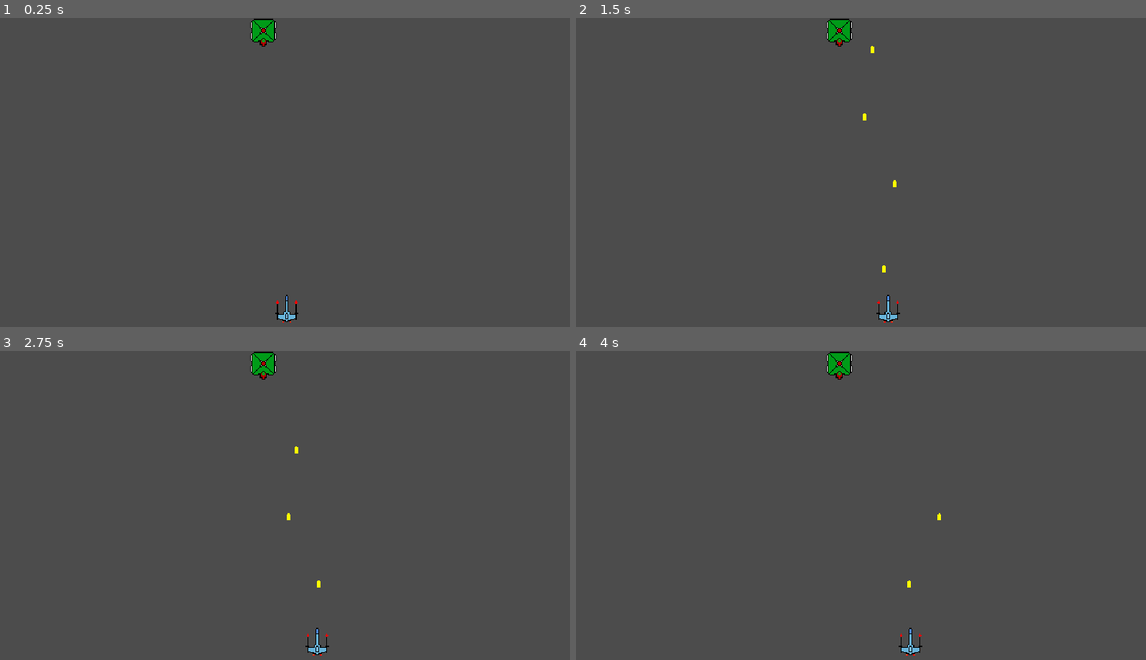
Above: before the commit, frames 1-4 (two rows, left to right).
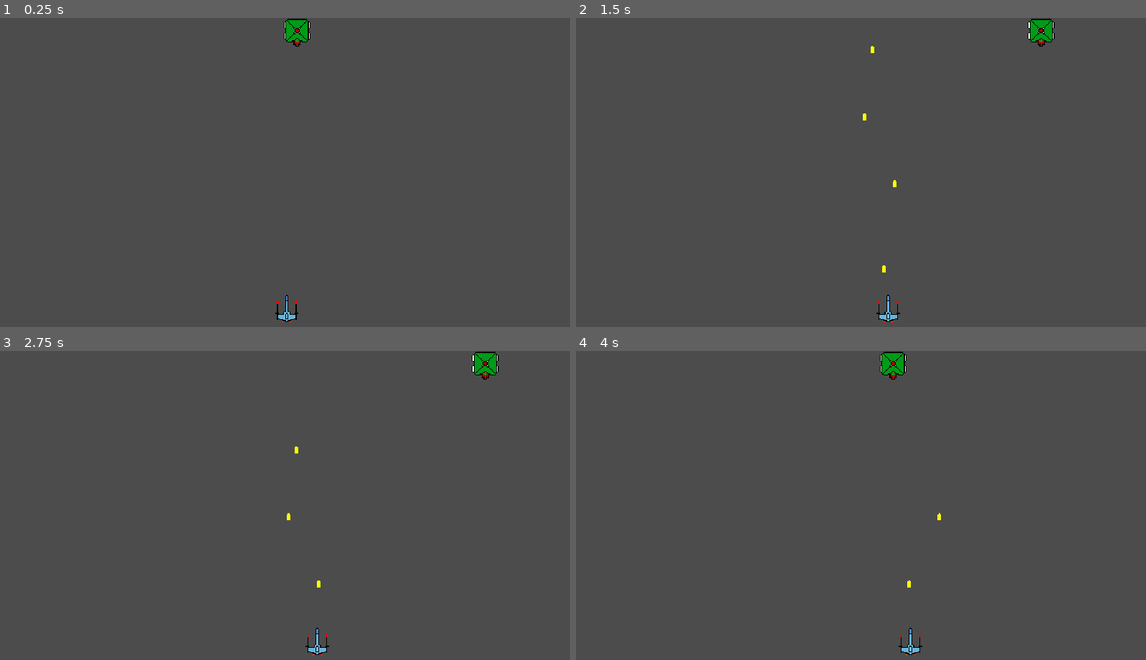
Above: after the commit, the same moments.

Repository: 201flaviosilva-labs/Space-Invaders-Godot
Game: Godot game, scene res://Scenes/Game.tscn
Two runs of this game, one before a commit and one after it. Both use one fixed random seed, a clock stepped at 60 frames per second and the inputs below. Before the commit the project starts from res://Scenes/Games.tscn.
Inputs:
- Up to frame 1 (0.25 s): no input
- Up to frame 2 (1.5 s): hold D (Right) 0.53-1.28 s; hold W (Shoot) 0.53-1.28 s; hold A (Left) from 1.28 s (still down); tap W (Shoot) at 1.35 s
- Up to frame 3 (2.75 s): release A (Left) at 2.03 s; hold D (Right) from 2.03 s (still down); hold W (Shoot) from 2.03 s (still down)
- Up to frame 4 (4 s): release W (Shoot) at 2.78 s; tap W (Shoot) at 2.85 s; release D (Right) at 3.53 s; hold A (Left) from 3.53 s (still down); hold W (Shoot) from 3.53 s (still down)

The runs differ from the first frame. In frame 1, 0.7% of the frame differs, in the area x 43-55%, y 0-10%; in frame 2, 0.7%, in the area x 43-85%, y 0-10%; in frame 3, 0.7%; in frame 4, 0.7%.

Commit message:
Move enemy

Diff:
--- a/Space Invaders Godot/Prefabs/Enemy.tscn
+++ b/Space Invaders Godot/Prefabs/Enemy.tscn
@@ -1,12 +1,14 @@
-[gd_scene load_steps=3 format=2]
+[gd_scene load_steps=4 format=2]
 
 [ext_resource path="res://Assets/Sprites/Aliens/Tank.png" type="Texture" id=1]
+[ext_resource path="res://Script/Enemy.gd" type="Script" id=2]
 
 [sub_resource type="RectangleShape2D" id=1]
 extents = Vector2( 15, 16 )
 
-[node name="Enemy" type="Area2D"]
+[node name="Enemy" type="Area2D" groups=["Enemy"]]
 scale = Vector2( 2, 2 )
+script = ExtResource( 2 )
 
 [node name="Sprite" type="Sprite" parent="."]
 texture = ExtResource( 1 )
--- a/Space Invaders Godot/Prefabs/PlayerShoot.tscn
+++ b/Space Invaders Godot/Prefabs/PlayerShoot.tscn
@@ -15,3 +15,5 @@
 
 [node name="CollisionShape2D" type="CollisionShape2D" parent="."]
 shape = SubResource( 1 )
+
+[connection signal="area_entered" from="." to="." method="_on_PlayerShoot_area_entered"]
--- /dev/null
+++ b/Space Invaders Godot/Scenes/Game.tscn
@@ -0,0 +1,12 @@
+[gd_scene load_steps=3 format=2]
+
+[ext_resource path="res://Prefabs/Enemy.tscn" type="PackedScene" id=1]
+[ext_resource path="res://Prefabs/Player.tscn" type="PackedScene" id=2]
+
+[node name="Game" type="Node2D"]
+
+[node name="Player" parent="." instance=ExtResource( 2 )]
+position = Vector2( 640, 650 )
+
+[node name="Enemy" parent="." instance=ExtResource( 1 )]
+position = Vector2( 588, 34 )
--- a/Space Invaders Godot/Scenes/Games.tscn
+++ /dev/null
@@ -1,12 +0,0 @@
-[gd_scene load_steps=3 format=2]
-
-[ext_resource path="res://Prefabs/Player.tscn" type="PackedScene" id=1]
-[ext_resource path="res://Prefabs/Enemy.tscn" type="PackedScene" id=2]
-
-[node name="Games" type="Node2D"]
-
-[node name="Player" parent="." instance=ExtResource( 1 )]
-position = Vector2( 640, 650 )
-
-[node name="Enemy" parent="." instance=ExtResource( 2 )]
-position = Vector2( 588, 34 )
--- /dev/null
+++ b/Space Invaders Godot/Script/Enemy.gd
@@ -0,0 +1,18 @@
+extends Area2D
+
+export var health = 3
+export var speed = 300
+
+func _ready() -> void:
+	pass
+
+func _physics_process(delta):
+	position.x += speed * delta
+	if (position.x >= 1280-32 or position.x <= 32): speed *= -1
+	pass
+
+
+func hitted():
+	health -= 1
+	if (health <= 0): queue_free()
+	pass
--- /dev/null
+++ b/Space Invaders Godot/Script/GameManager.gd
@@ -0,0 +1 @@
+extends Node
--- a/Space Invaders Godot/Script/Player.gd
+++ b/Space Invaders Godot/Script/Player.gd
@@ -41,8 +41,6 @@
 	current_scene.add_child(new_shoot)
 	new_shoot.global_position = current_gun_position
 
-	print(current_gun_position)
-
 func _physics_process(delta):
 	move_and_slide(speed * MAX_SPEED)
 	transform.origin.x = clamp(transform.origin.x, 32, 1280-32)
--- a/Space Invaders Godot/Script/PlayerShoot.gd
+++ b/Space Invaders Godot/Script/PlayerShoot.gd
@@ -8,3 +8,10 @@
 func _physics_process(delta: float) -> void:
 	translate(Vector2.UP * SPEED * delta)
 	pass
+
+
+func _on_PlayerShoot_area_entered(area: Area2D) -> void:
+	if(area.is_in_group("Enemy")):
+		area.call_deferred("hitted")
+		queue_free()
+	pass
--- a/Space Invaders Godot/project.godot
+++ b/Space Invaders Godot/project.godot
@@ -11,8 +11,12 @@
 [application]
 
 config/name="Space Invaders Godot"
-run/main_scene="res://Scenes/Games.tscn"
+run/main_scene="res://Scenes/Game.tscn"
 config/icon="res://Assets/Sprites/icon.png"
+
+[autoload]
+
+GameManager="*res://Script/GameManager.gd"
 
 [display]
 
